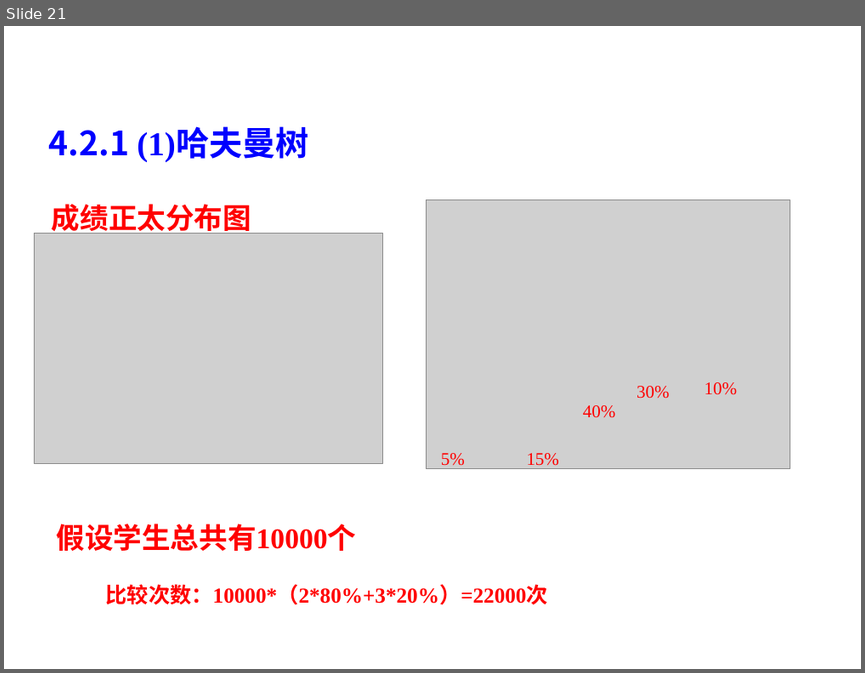
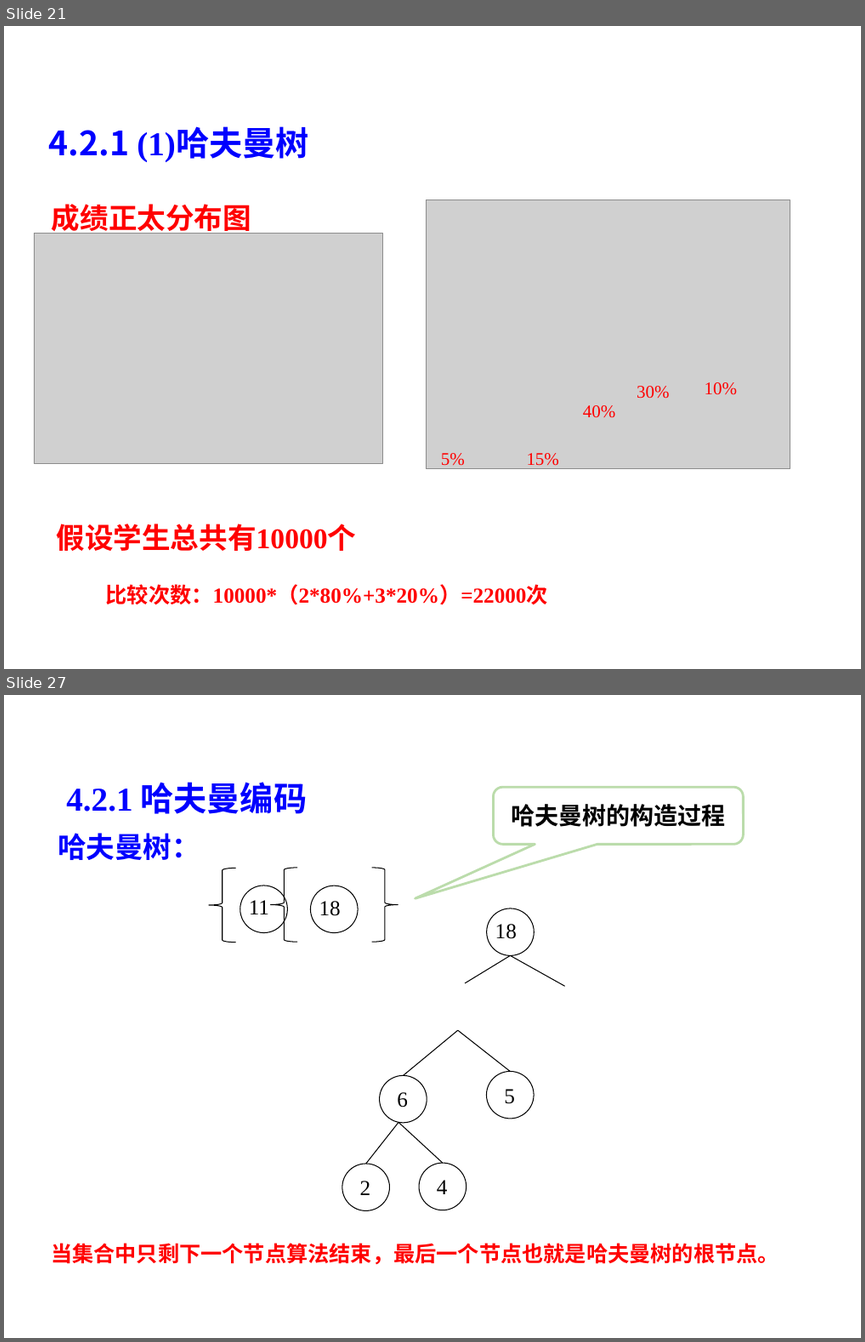
Before and after one commit to liutongling/DP, a slide deck: file/第4章 贪心法.pptx. Shown one above the other, each under a label of ours: slide 21 before the commit, slides 21 and 27 after it; the slides between them are not shown. The pictures are 865x673 and 865x1342 pixels, drawn with LibreOffice and Linux fonts; fonts in the diff are those of the drawing; grey boxes stand for pictures; background and template pictures are left out. Boxes give left, top, right and bottom in pixels: in the first picture for what was removed or moved away, otherwise in the second. Text is boxed around its words. In the diff, an @@ line names an element or a change of style, - is before the commit and + after.

```diff
--- a/file/第4章 贪心法.pptx
+++ b/file/第4章 贪心法.pptx
@@ slide 27 added at (x1=4, y1=695, x2=861, y2=1338), background #FFFFFF @@
@@ text added at (x1=66, y1=782, x2=307, y2=814), 28 pt, text #0000FF, bold @@
+4.2.1 哈夫曼编码
@@ rounded speech box added at (x1=494, y1=787, x2=744, y2=844), fill #FFFFFF, outline #BBDCAB 2 pt, 20 pt, text #000000, bold @@
+哈夫曼树的构造过程
@@ text added at (x1=58, y1=833, x2=200, y2=860), 24 pt, text #0000FF, bold @@
+哈夫曼树：
@@ left brace added at (x1=209, y1=868, x2=235, y2=942), outline #000000 0.75 pt @@
@@ left brace added at (x1=270, y1=868, x2=297, y2=941), outline #000000 0.75 pt @@
@@ left brace added at (x1=371, y1=868, x2=398, y2=941), outline #000000 0.75 pt @@
@@ ellipse added at (x1=240, y1=885, x2=288, y2=932), fill #FFFFFF, outline #000000 0.75 pt @@
@@ ellipse added at (x1=311, y1=885, x2=358, y2=932), fill #FFFFFF, outline #000000 0.75 pt @@
@@ text added at (x1=249, y1=900, x2=269, y2=914), 18 pt, text #000000 @@
+11
@@ text added at (x1=319, y1=901, x2=341, y2=916), 18 pt, text #000000 @@
+18
@@ text added at (x1=328, y1=901, x2=339, y2=916), 18 pt, text #000000 @@
+7
@@ ellipse added at (x1=487, y1=908, x2=534, y2=955), fill #FFFFFF, outline #000000 0.75 pt @@
@@ text added at (x1=495, y1=924, x2=517, y2=939), 18 pt, text #000000 @@
+18
@@ line added from (511, 955) to (465, 983), #000000 0.75 pt @@
@@ line added from (511, 955) to (564, 987), #000000 0.75 pt @@
@@ line added from (458, 1030) to (404, 1076), #000000 0.75 pt @@
@@ line added from (458, 1030) to (511, 1072), #000000 0.75 pt @@
@@ ellipse added at (x1=380, y1=1076, x2=426, y2=1123), fill #FFFFFF, outline #000000 0.75 pt @@
@@ ellipse added at (x1=487, y1=1072, x2=534, y2=1118), fill #FFFFFF, outline #000000 0.75 pt @@
@@ text added at (x1=397, y1=1092, x2=408, y2=1107), 18 pt, text #000000 @@
+6
@@ text added at (x1=504, y1=1089, x2=515, y2=1104), 18 pt, text #000000 @@
+5
@@ line added from (399, 1122) to (365, 1163), #000000 0.75 pt @@
@@ line added from (399, 1123) to (443, 1163), #000000 0.75 pt @@
@@ ellipse added at (x1=342, y1=1163, x2=390, y2=1211), fill #FFFFFF, outline #000000 0.75 pt @@
@@ ellipse added at (x1=419, y1=1163, x2=466, y2=1210), fill #FFFFFF, outline #000000 0.75 pt @@
@@ text added at (x1=360, y1=1180, x2=371, y2=1195), 18 pt, text #000000 @@
+2
@@ text added at (x1=437, y1=1179, x2=448, y2=1194), 18 pt, text #000000 @@
+4
@@ text added at (x1=51, y1=1242, x2=779, y2=1265), 18 pt, text #FF0000, bold @@
+当集合中只剩下一个节点算法结束，最后一个节点也就是哈夫曼树的根节点。
```
Also in this commit, not shown: 35 slides changed, 1 other slide added, 1 other file.
